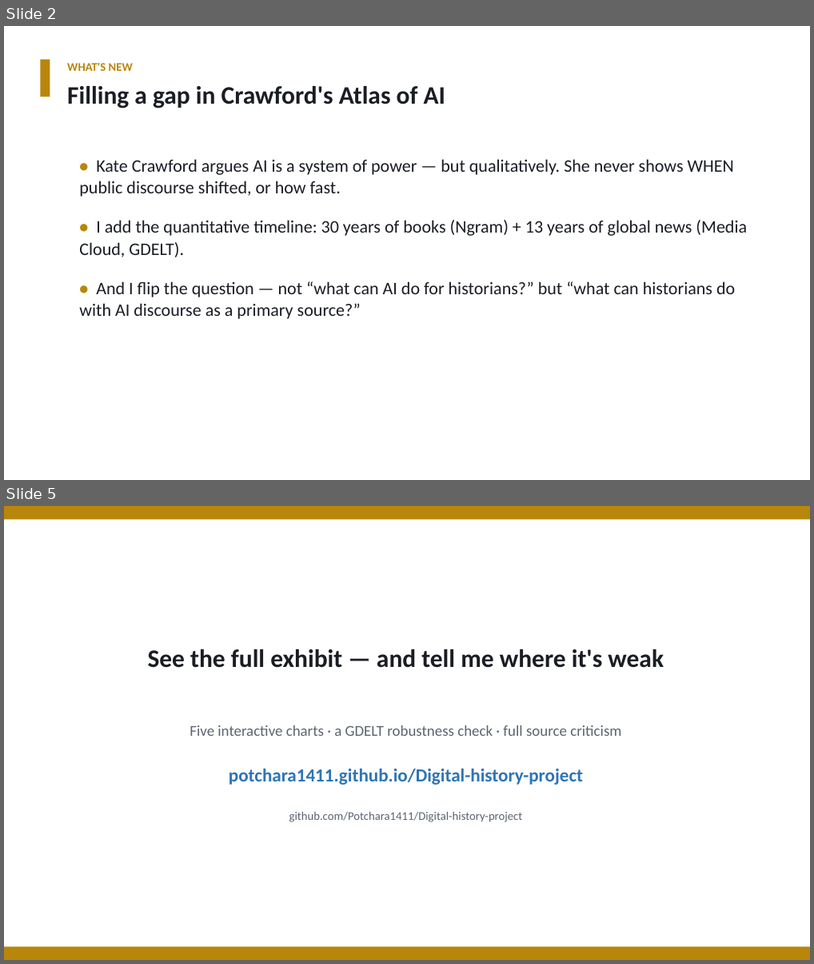
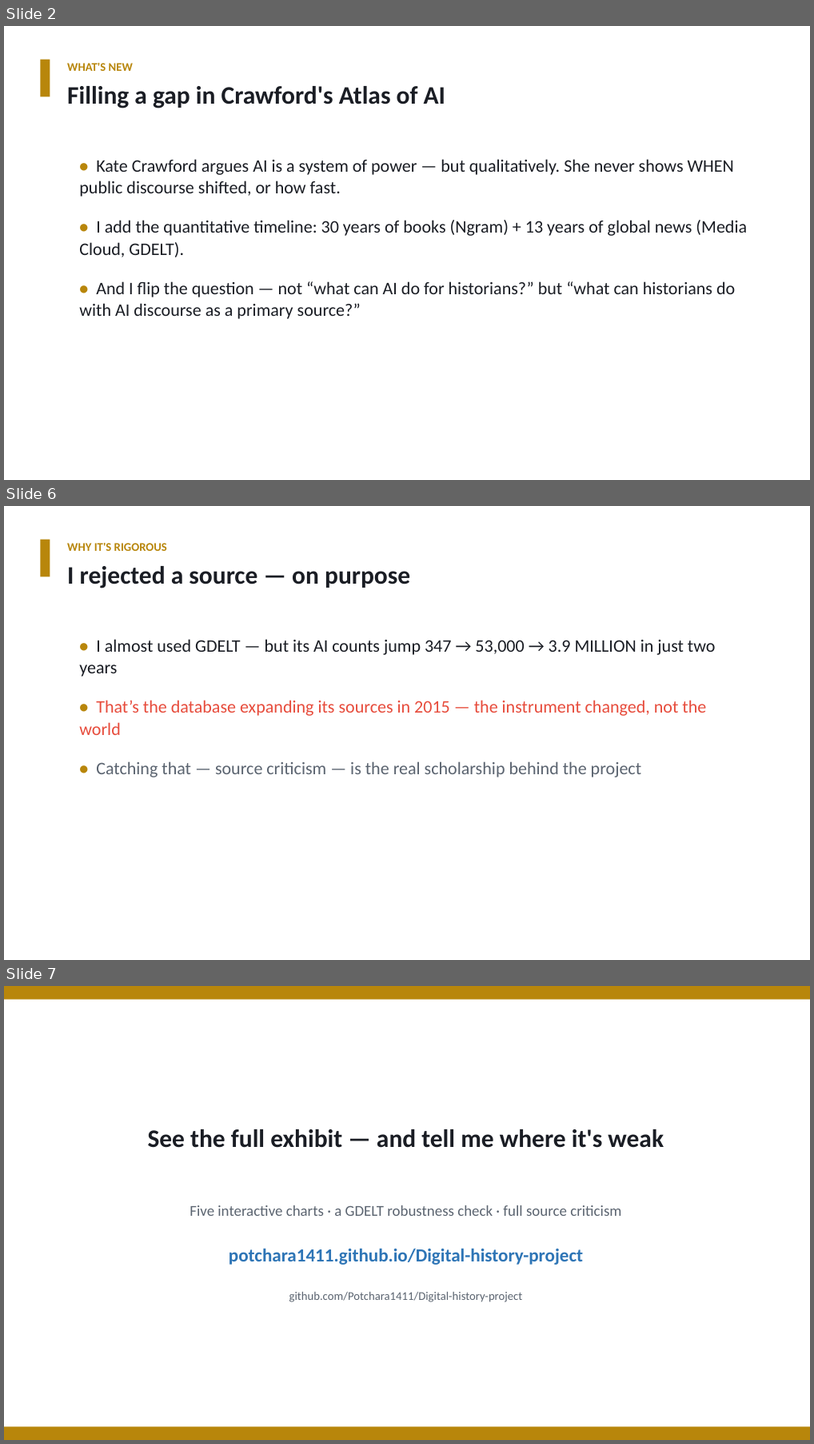
Before and after one commit to Potchara1411/Digital-history-project, a slide deck: ai_discourse_4min.pptx. Shown one above the other, each under a label of ours: slides 2 and 5 before the commit, slides 2, 6 and 7 after it; the slides between them are not shown. The pictures are 814x964 and 814x1444 pixels, drawn with LibreOffice and Linux fonts; fonts in the diff are those of the drawing. Boxes give left, top, right and bottom in pixels: in the first picture for what was removed or moved away, otherwise in the second. Text is boxed around its words. In the diff, an @@ line names an element or a change of style, - is before the commit and + after.

```diff
--- a/ai_discourse_4min.pptx
+++ b/ai_discourse_4min.pptx
@@ slide 6 added at box(4, 506, 810, 960), background #FFFFFF @@
@@ rectangle added at box(40, 540, 50, 576), fill #B8860B @@
@@ text added at box(67, 543, 167, 551), 14 pt, text #B8860B, bold @@
+WHY IT'S RIGOROUS
@@ text added at box(67, 566, 410, 588), 30 pt, text #1A1D24, bold @@
+I rejected a source — on purpose
@@ text added at box(79, 639, 716, 777), 21 pt, text #E74C3C @@
+• I almost used GDELT — but its AI counts jump 347 → 53,000 → 3.9 MILLION in just two years
+• That’s the database expanding its sources in 2015 — the instrument changed, not the world
+• Catching that — source criticism — is the real scholarship behind the project
@@ what was slide 5 is now slide 7 @@
```
Also in this commit, not shown: 2 slides changed, 1 other slide added, 2 other files.
